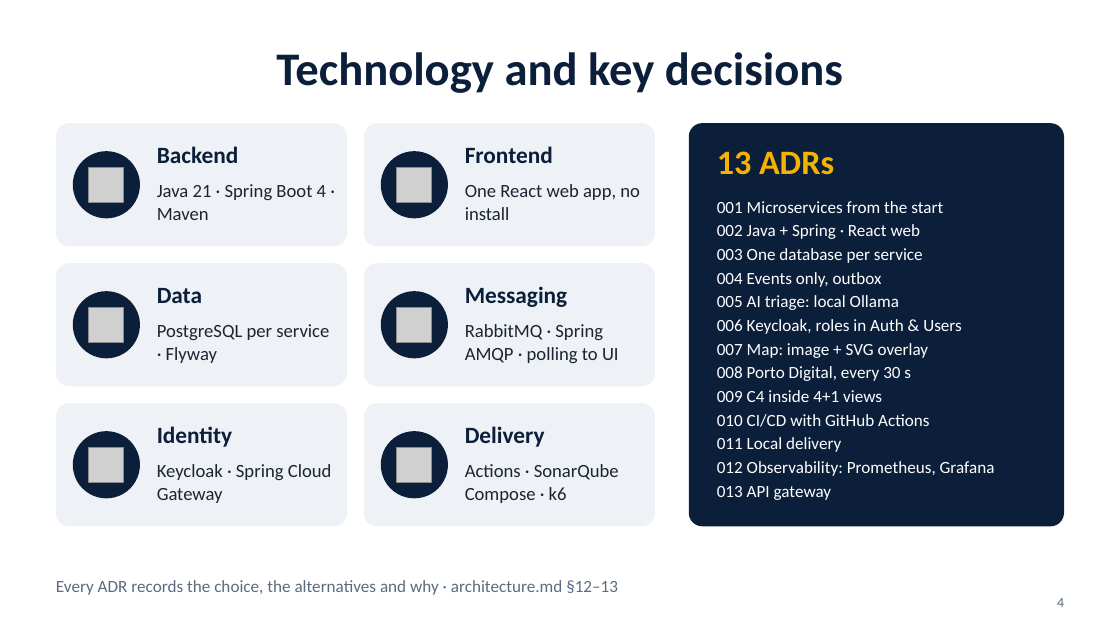
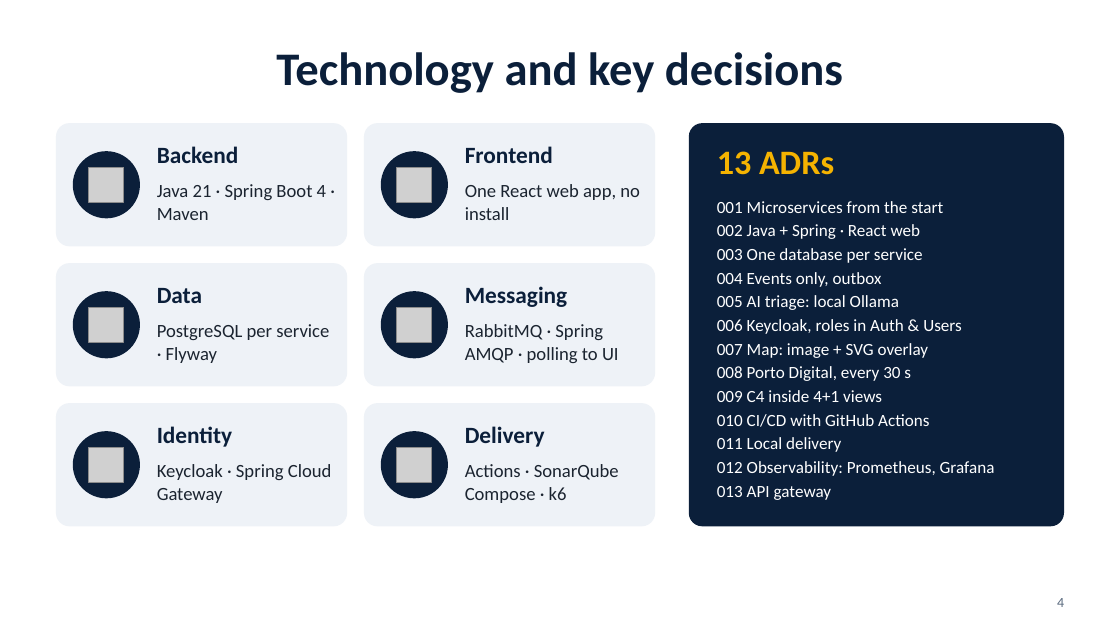
Before and after one commit to tomasoliveira21/LABDSOF, a slide deck: slide 4 of Docs/Presentation/Farol_Sprint_A_PL_Presentation.pptx. Drawn at 1120x630 pixels with LibreOffice and Linux fonts; fonts in the diff are those of the drawing; grey boxes stand for pictures. Boxes give left, top, right and bottom in pixels: in the first picture for what was removed or moved away, otherwise in the second. Text is boxed around its words. In the diff, an @@ line names an element or a change of style, - is before the commit and + after.

```diff
--- a/Docs/Presentation/Farol_Sprint_A_PL_Presentation.pptx
+++ b/Docs/Presentation/Farol_Sprint_A_PL_Presentation.pptx
@@ text removed at (56, 580, 618, 595) @@
-Every ADR records the choice, the alternatives and why · architecture.md §12–13
```
Also in this commit, not shown: 6 other slides changed, 2 other files.
